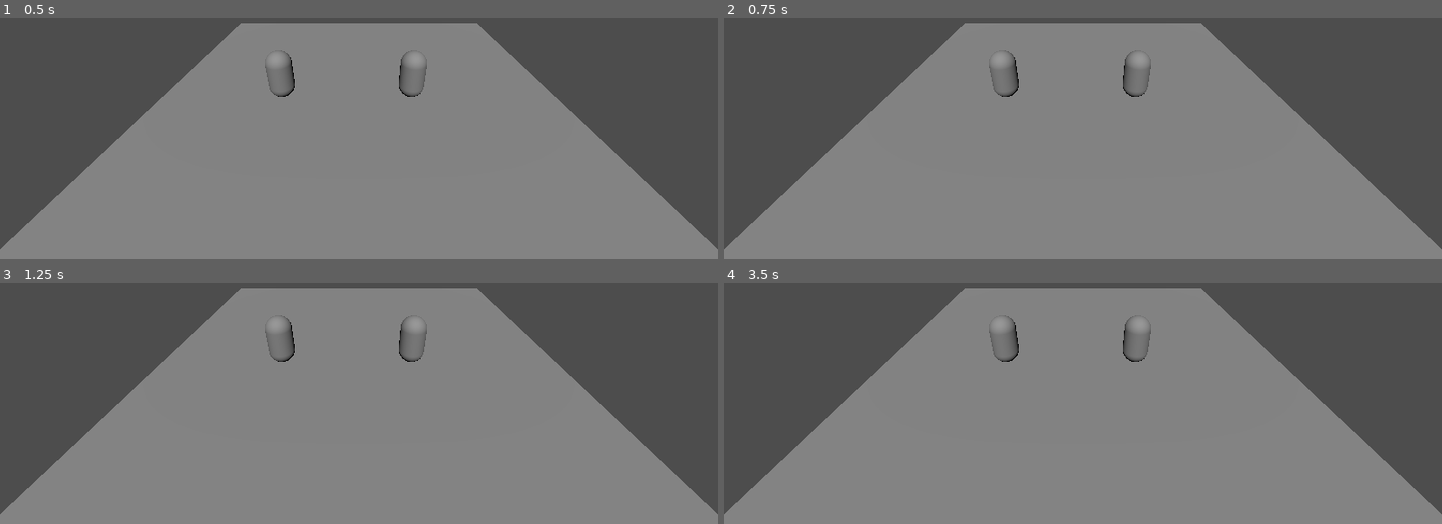
Above: before the commit, frames 1-4 (two rows, left to right).
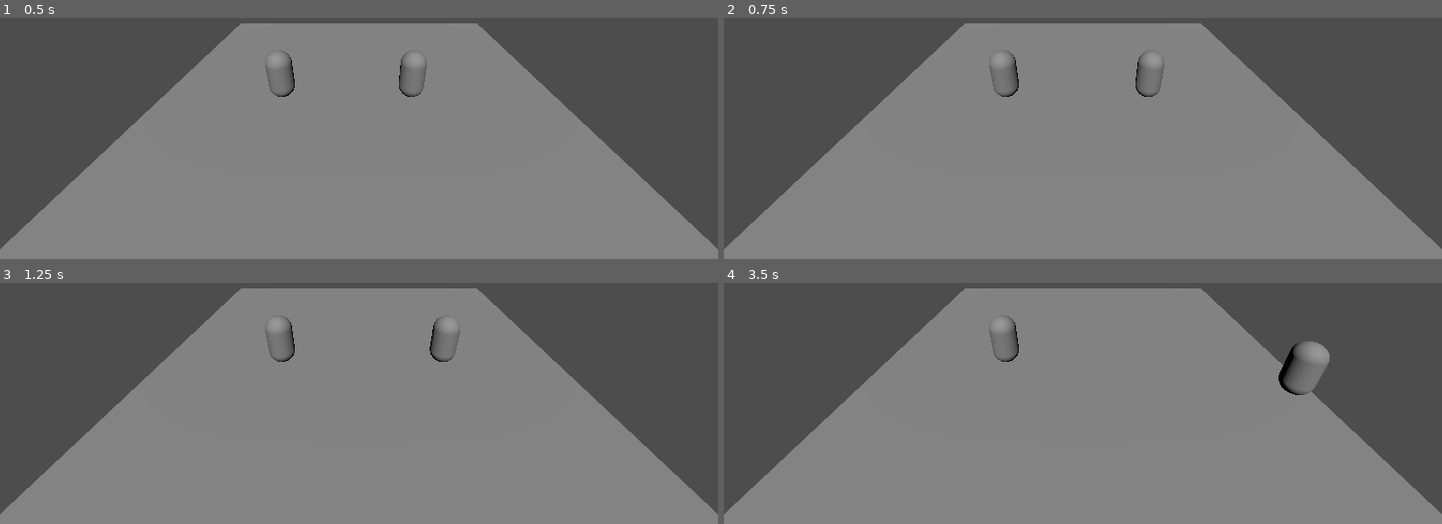
Above: after the commit, the same moments.

Repository: RudyFisher7/sumo_chickens
Game: Godot game, scene res://Chicken/chicken_tester_3d.tscn
Two runs of this game, one before a commit and one after it. Both use one fixed random seed, a clock stepped at 60 frames per second and the inputs below.
Inputs:
- Up to frame 1 (0.5 s): no input
- Up to frame 2 (0.75 s): tap Enter (ui_accept) at 0.5 s; hold Right from 0.53 s (still down)
- Up to frame 3 (1.25 s): keep holding Right; tap Enter (ui_accept) at 0.77 s
- Up to frame 4 (3.5 s): release Right at 1.28 s; hold Down 1.28-2.03 s; tap Enter (ui_accept) at 1.52, 3.02 s; hold Right 2.03-2.78 s; hold Up from 2.78 s (still down)

Frame 1 is identical in both runs. In frame 2, 0.3% of the frame differs, in the area x 55-62%, y 13-33%; in frame 3, 0.4%; in frame 4, 1.1%, in the area x 55-85%, y 13-47%.

Commit message:
improved movement with friction and multi-directional input

Diff:
--- a/Chicken/chicken_3d.gd
+++ b/Chicken/chicken_3d.gd
@@ -2,8 +2,11 @@
 extends CharacterBody3D
 
 
-const SPEED: float = 128.0
+const SPEED: float = 256.0
 const JUMP_VELOCITY: float = 4.5
+const PUSH_VELOCITY: float = 0.5
+const BOUNCE_VELOCITY: float = 0.625
+const FRICTION_AMOUNT: float = 0.99
 
 
 enum {
@@ -15,8 +18,12 @@
 @export_enum("PLAYER_1", "PLAYER_2") var _player_id: int = PLAYER_1
 
 
-var _speed: float = 0.0
-var _button: int = KEY_LEFT
+var _speed_x: float = 0.0
+var _speed_z: float = 0.0
+var _button_right: int = 0
+var _button_left: int = 0
+var _button_up: int = 0
+var _button_down: int = 0
 
 # Get the gravity from the project settings to be synced with RigidBody nodes.
 var gravity: float = ProjectSettings.get_setting("physics/3d/default_gravity")
@@ -25,9 +32,15 @@
 func _ready() -> void:
 	match _player_id:
 		PLAYER_1:
-			_button = KEY_LEFT
+			_button_right = KEY_RIGHT
+			_button_left = KEY_LEFT
+			_button_up = KEY_UP
+			_button_down = KEY_DOWN
 		PLAYER_2:
-			_button = KEY_D
+			_button_right = KEY_D
+			_button_left = KEY_A
+			_button_up = KEY_W
+			_button_down = KEY_S
 
 
 func _physics_process(delta: float) -> void:
@@ -38,29 +51,32 @@
 	# Handle Jump.
 	if Input.is_action_just_pressed("ui_accept") and is_on_floor():
 		velocity.y = JUMP_VELOCITY
-	velocity.x = _speed
+	velocity.x = _speed_x
+	velocity.z = _speed_z
 
 	var collision := move_and_collide(velocity * delta)
-	if collision.get_angle() > 0.0:
-		velocity = collision.get_collider_velocity()
+	if collision and collision.get_angle() > 0.0:
+		if collision.get_collider() is Chicken3D:
+			var other_chicken: Chicken3D = collision.get_collider() as Chicken3D
+			other_chicken._speed_x -= _speed_x * PUSH_VELOCITY
+			other_chicken._speed_z -= _speed_z * PUSH_VELOCITY
+			print(velocity)
+			print(other_chicken.velocity)
 		velocity = velocity.bounce(collision.get_normal())
-		_speed = -_speed / 2.0
-		print(collision.get_angle())
+		_speed_x = -_speed_x * BOUNCE_VELOCITY
+		_speed_z = -_speed_z * BOUNCE_VELOCITY
+
+	_speed_x *= FRICTION_AMOUNT
+	_speed_z *= FRICTION_AMOUNT
 
 
 func _unhandled_input(event: InputEvent) -> void:
 	if event is InputEventKey:
-		if event.keycode == _button:
-			_speed += _get_speed(_player_id)
-
-
-func _get_speed(in_player_id: int) -> float:
-	var result: float = 0.0
-
-	match in_player_id:
-		PLAYER_1:
-			result = -SPEED
-		PLAYER_2:
-			result = SPEED
-
-	return result
+		if event.keycode == _button_right:
+			_speed_x += SPEED
+		if event.keycode == _button_left:
+			_speed_x -= SPEED
+		if event.keycode == _button_up:
+			_speed_z -= SPEED
+		if event.keycode == _button_down:
+			_speed_z += SPEED
Not shown: 3 places in Chicken/chicken_tester_3d.tscn that only renumber resources
